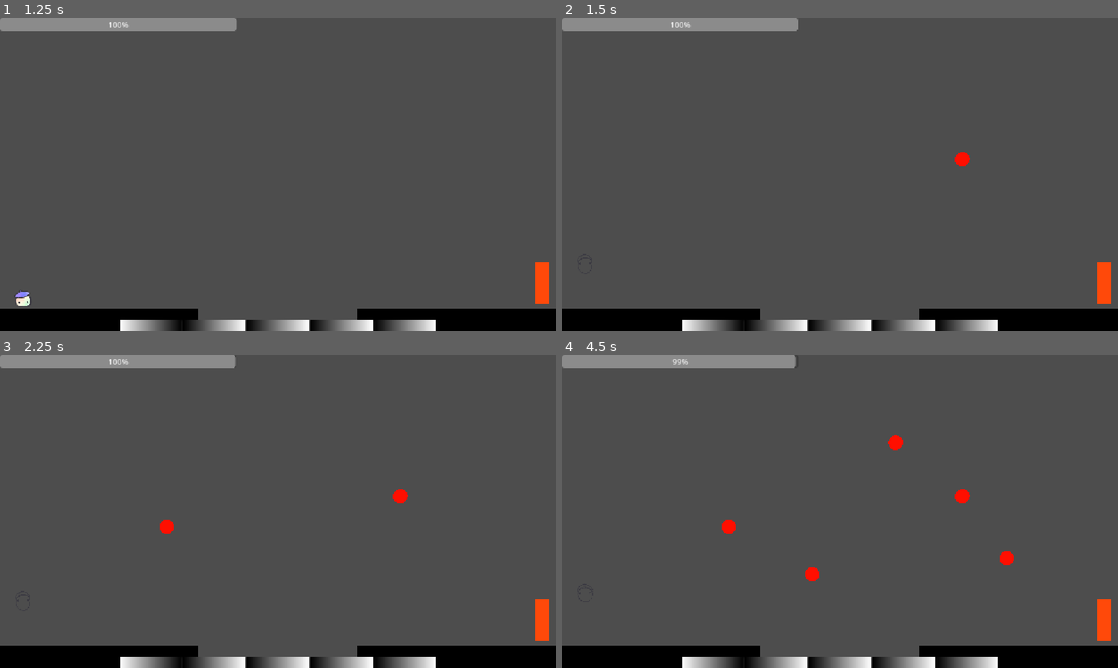
Above: before the commit, frames 1-4 (two rows, left to right).
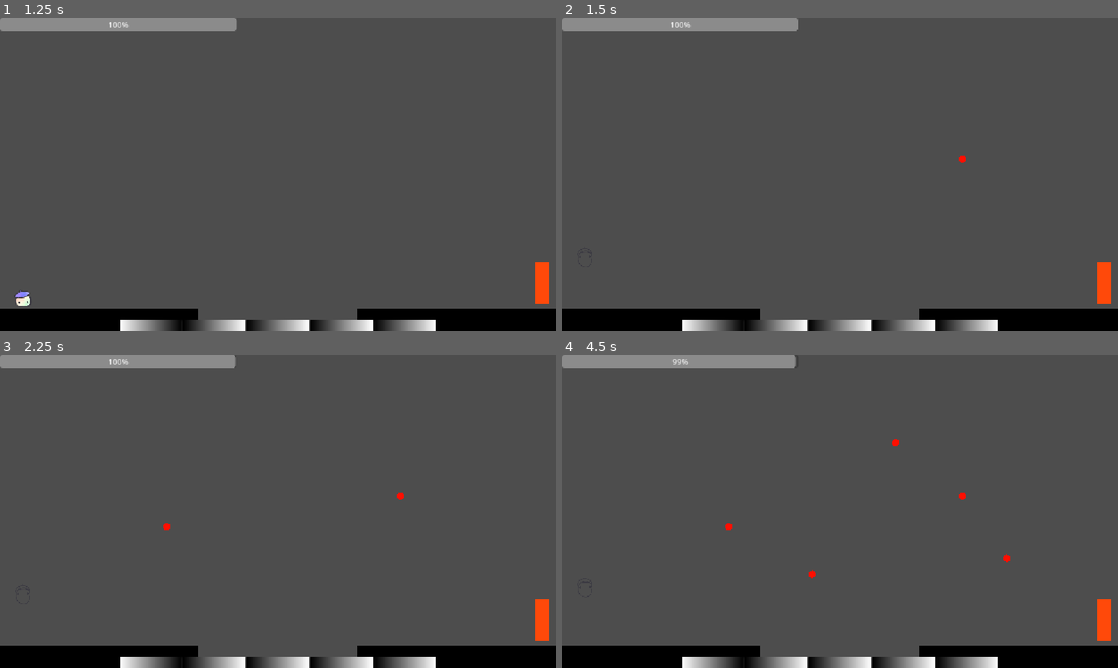
Above: after the commit, the same moments.

Repository: Cayuga007/summer-summit-2026
Game: Godot game, scene res://UI/Main_menu.tscn
The game is run twice, just before and just after one commit, with the same random seed, the same clock (stepped at 60 frames per second) and the same inputs. The engine's default icon, where the game draws it, is replaced by a stand-in: a white triangle on a blue panel in a dark square.
Inputs (mouse positions are in pixels of both pictures, inside the frame that each line leads up to):
- Up to frame 1 (1.25 s): click "Play" at 0.5 s
- Up to frame 2 (1.5 s): move the mouse to (962, 158) at 1.27 s; hold E (swap_right) from 1.28 s (still down); tap Space (jump) at 1.35 s; click (962, 158) at 1.42 s
- Up to frame 3 (2.25 s): keep holding E (swap_right); tap Space (jump) at 1.52, 1.82, 2.1 s; tap Enter at 2 s; move the mouse to (166, 527) at 2.02 s; click (166, 527) at 2.17 s
- Up to frame 4 (4.5 s): tap Space (jump) at 2.27, 2.57, 2.75, 2.85, 3.6, 3.77, 4.07, 4.25, 4.35 s; move the mouse to (895, 442) at 2.77 s; release E (swap_right) at 2.78 s; hold Q (swap_left) 2.78-3.53 s; click (895, 442) at 2.92 s; tap Enter at 3.5 s; move the mouse to (812, 574) at 3.52 s; hold E (swap_right) from 3.53 s (still down); click (812, 574) at 3.67 s; move the mouse to (1006, 558) at 4.27 s; click (1006, 558) at 4.42 s

Frame 1 is identical in both runs. In frame 2, less than 0.1% of the frame differs, in the area x 70-74%, y 42-48%; in frame 3, 0.1%; in frame 4, 0.4%, in the area x 28-82%, y 25-73%.

Commit message:
JUMP BUFFERING

Diff:
--- a/Levels/Level_11.tscn
+++ b/Levels/Level_11.tscn
@@ -10,8 +10,9 @@
 
 [sub_resource type="WorldBoundaryShape2D" id="WorldBoundaryShape2D_8a5oj"]
 
-[node name="Level_11" type="Node2D" unique_id=57220166]
+[node name="Level_11" type="Node2D" unique_id=57220166 node_paths=PackedStringArray("_buckets")]
 script = ExtResource("1_nkd4e")
+_buckets = NodePath("Buckets")
 starting_paint_amount = 40.0
 
 [node name="LevelCompleted" parent="." unique_id=1998881133 instance=ExtResource("2_6nnr2")]
--- a/Levels/Level_12.tscn
+++ b/Levels/Level_12.tscn
@@ -10,8 +10,9 @@
 
 [sub_resource type="WorldBoundaryShape2D" id="WorldBoundaryShape2D_8a5oj"]
 
-[node name="Level_12" type="Node2D" unique_id=57220166]
+[node name="Level_12" type="Node2D" unique_id=57220166 node_paths=PackedStringArray("_buckets")]
 script = ExtResource("1_wlbil")
+_buckets = NodePath("Buckets")
 starting_paint_amount = 50.0
 
 [node name="LevelCompleted" parent="." unique_id=1998881133 instance=ExtResource("2_hp75f")]
--- a/Levels/Level_13.tscn
+++ b/Levels/Level_13.tscn
@@ -11,8 +11,9 @@
 
 [sub_resource type="WorldBoundaryShape2D" id="WorldBoundaryShape2D_8a5oj"]
 
-[node name="Level_13" type="Node2D" unique_id=57220166]
+[node name="Level_13" type="Node2D" unique_id=57220166 node_paths=PackedStringArray("_buckets")]
 script = ExtResource("1_73ky0")
+_buckets = NodePath("Buckets")
 starting_paint_amount = 20.0
 
 [node name="LevelCompleted" parent="." unique_id=1998881133 instance=ExtResource("2_cggpm")]
--- a/Levels/Level_15.tscn
+++ b/Levels/Level_15.tscn
@@ -11,8 +11,9 @@
 
 [sub_resource type="WorldBoundaryShape2D" id="WorldBoundaryShape2D_8a5oj"]
 
-[node name="Level_14" type="Node2D" unique_id=57220166]
+[node name="Level_14" type="Node2D" unique_id=57220166 node_paths=PackedStringArray("_buckets")]
 script = ExtResource("1_jd3rk")
+_buckets = NodePath("Buckets")
 starting_paint_amount = 5.0
 
 [node name="LevelCompleted" parent="." unique_id=1998881133 instance=ExtResource("2_l78s2")]
--- a/Levels/Level_6.tscn
+++ b/Levels/Level_6.tscn
@@ -10,9 +10,10 @@
 
 [sub_resource type="WorldBoundaryShape2D" id="WorldBoundaryShape2D_8a5oj"]
 
-[node name="Level_6" type="Node2D" unique_id=57220166]
+[node name="Level_6" type="Node2D" unique_id=57220166 node_paths=PackedStringArray("_buckets")]
 script = ExtResource("1_e8h74")
-starting_paint_amount = 70.0
+_buckets = NodePath("Buckets")
+starting_paint_amount = 40.0
 
 [node name="LevelCompleted" parent="." unique_id=1998881133 instance=ExtResource("2_ex0ux")]
 visible = false
@@ -28,8 +29,16 @@
 scale = Vector2(2.4399977, 1)
 
 [node name="Platform2" parent="." unique_id=1487216132 instance=ExtResource("4_wo10n")]
-position = Vector2(-185, 167)
+position = Vector2(-185, -1.0000153)
 scale = Vector2(19.574303, 0.9200003)
+
+[node name="Platform4" parent="." unique_id=1689334548 instance=ExtResource("4_wo10n")]
+position = Vector2(754, 443)
+scale = Vector2(4.254305, 0.9200003)
+
+[node name="Platform5" parent="." unique_id=1342524761 instance=ExtResource("4_wo10n")]
+position = Vector2(987.00006, 293)
+scale = Vector2(4.254305, 0.9200003)
 
 [node name="Floor" type="StaticBody2D" parent="." unique_id=905060382]
 position = Vector2(0, 666)
@@ -45,21 +54,18 @@
 shape = SubResource("WorldBoundaryShape2D_8a5oj")
 
 [node name="VictoryDoor" parent="." unique_id=619035289 instance=ExtResource("5_ov3s6")]
-position = Vector2(-1059, -73)
+position = Vector2(-1059, -241)
 
 [node name="HazardBlock" parent="." unique_id=2111362905 instance=ExtResource("6_ex0ux")]
-position = Vector2(-128, 220)
+position = Vector2(-128, 52)
 scale = Vector2(61.399998, 1)
 
 [node name="HazardBlock2" parent="." unique_id=128917152 instance=ExtResource("6_ex0ux")]
-position = Vector2(-128, 114)
+position = Vector2(-128, -54)
 scale = Vector2(61.399998, 1)
-
-[node name="HazardBlock3" parent="." unique_id=1462720855 instance=ExtResource("6_ex0ux")]
-position = Vector2(1146.0001, 363)
-scale = Vector2(1.3599967, 17.36)
 
 [node name="Buckets" type="Node2D" parent="." unique_id=1337327784]
 
 [node name="Bucket" parent="Buckets" unique_id=2015066064 instance=ExtResource("7_hg3os")]
-position = Vector2(1022, 436)
+position = Vector2(385, 449)
+fill_amount = 100
--- a/Levels/Level_8.tscn
+++ b/Levels/Level_8.tscn
@@ -5,11 +5,13 @@
 [ext_resource type="PackedScene" uid="uid://32q6t44ytub2" path="res://Player.tscn" id="3_x6je6"]
 [ext_resource type="PackedScene" uid="uid://cm2yksx2t35f0" path="res://platforms/level_platform.tscn" id="4_2cvve"]
 [ext_resource type="PackedScene" uid="uid://cm1hyrx840p0x" path="res://victory_door.tscn" id="5_q50ry"]
+[ext_resource type="PackedScene" uid="uid://cvgs3iuavddpo" path="res://bucket.tscn" id="6_1n1xc"]
 
 [sub_resource type="WorldBoundaryShape2D" id="WorldBoundaryShape2D_8a5oj"]
 
-[node name="Level_8" type="Node2D" unique_id=57220166]
+[node name="Level_8" type="Node2D" unique_id=57220166 node_paths=PackedStringArray("_buckets")]
 script = ExtResource("1_eg1yc")
+_buckets = NodePath("Buckets")
 starting_paint_amount = 60.0
 
 [node name="LevelCompleted" parent="." unique_id=1998881133 instance=ExtResource("2_1n1xc")]
@@ -44,3 +46,8 @@
 
 [node name="VictoryDoor" parent="." unique_id=619035289 instance=ExtResource("5_q50ry")]
 position = Vector2(617, -557)
+
+[node name="Buckets" type="Node2D" parent="." unique_id=1082894178]
+
+[node name="Bucket" parent="Buckets" unique_id=2015066064 instance=ExtResource("6_1n1xc")]
+position = Vector2(590, -152)
--- a/Levels/Level_9.tscn
+++ b/Levels/Level_9.tscn
@@ -10,8 +10,9 @@
 
 [sub_resource type="WorldBoundaryShape2D" id="WorldBoundaryShape2D_8a5oj"]
 
-[node name="Level_9" type="Node2D" unique_id=57220166]
+[node name="Level_9" type="Node2D" unique_id=57220166 node_paths=PackedStringArray("_buckets")]
 script = ExtResource("1_h1ytg")
+_buckets = NodePath("Buckets")
 starting_paint_amount = 40.0
 
 [node name="LevelCompleted" parent="." unique_id=1998881133 instance=ExtResource("2_lgifw")]
--- a/Scripts/PlayerVariables.gd
+++ b/Scripts/PlayerVariables.gd
@@ -54,10 +54,11 @@
 # Level parameters
 var max_meter_amount: float = 100
 var meter_spill_amount: float = 0.25
+var paint_radius := 15
 
 # Core movement — change these anytime; the player reads them live.
 var speed := 500.0
-var jump_velocity := -800.0
+var jump_velocity := -1000.0
 var gravity_multiplier := 3.0
 
 # Normal ground: snappy start and stop.
@@ -72,7 +73,7 @@
 
 # Air: keep ice momentum, still allow some steering.
 var air_acceleration := 300
-var air_friction := 100.0
+var air_friction := 0.0
 
 # JUMP PLATFORM
 # More negative = higher bounce. Same value every launch, so height stays constant.
--- a/Scripts/paint.gd
+++ /dev/null
@@ -1,11 +0,0 @@
-class_name Paint extends Node
-
-
-# Called when the node enters the scene tree for the first time.
-func _ready() -> void:
-	pass # Replace with function body.
-
-
-# Called every frame. 'delta' is the elapsed time since the previous frame.
-func _process(delta: float) -> void:
-	pass
--- a/Scripts/paintbrush.gd
+++ b/Scripts/paintbrush.gd
@@ -3,13 +3,13 @@
 
 @export var paint_prefab: PackedScene
 @export var paint_ui: CanvasLayer
-@export var paint_radius := 30
 @export var paint_spacing := 5.0
 
 var _is_holding := false
 var _previous_paint_position := Vector2.ZERO
 var _meter_amount := PlayerVariables.max_meter_amount
 var _current_color = 0
+var can_swap := true
 
 
 func _ready() -> void:
@@ -27,16 +27,22 @@
 
 func _unhandled_input(event: InputEvent) -> void:
 	var num_colors = PlayerVariables.unlocked_colors.size()
-	if Input.is_action_just_pressed("swap_left"):
+	if Input.is_action_just_pressed("swap_left") and can_swap:
+		can_swap = false
 		paint_ui.get_child(1).get_child(0).get_child(_current_color).flip_h = false
 		_current_color = (_current_color - 1) % num_colors
 		paint_ui.get_child(1).get_child(0).get_child(_current_color).flip_h = true
 		paint_prefab = PlayerVariables.unlocked_colors[_current_color]
-	if Input.is_action_just_pressed("swap_right"):
+		await get_tree().create_timer(0.1).timeout
+		can_swap = true
+	if Input.is_action_just_pressed("swap_right") and can_swap:
+		can_swap = false
 		paint_ui.get_child(1).get_child(0).get_child(_current_color).flip_h = false
 		_current_color = (_current_color + 1) % num_colors
 		paint_ui.get_child(1).get_child(0).get_child(_current_color).flip_h = true
 		paint_prefab = PlayerVariables.unlocked_colors[_current_color]
+		await get_tree().create_timer(0.1).timeout
+		can_swap = true
 
 
 func _input(event: InputEvent) -> void:
@@ -44,7 +50,7 @@
 		_is_holding = false
 		return
 
-	if event is InputEventMouseButton and event.button_index == MOUSE_BUTTON_LEFT:
+	if event is InputEventMouseButton:
 		if event.is_pressed():
 			_is_holding = true
 			_previous_paint_position = get_global_mouse_position()
@@ -72,18 +78,18 @@
 	add_child(new_paint)
 	new_paint.global_position = spawn_position
 
-	_resize_circle_shape(new_paint.get_node_or_null("CollisionShape2D"), paint_radius)
+	_resize_circle_shape(new_paint.get_node_or_null("CollisionShape2D"), PlayerVariables.paint_radius)
 
 	var mesh_instance: MeshInstance2D = new_paint.get_node_or_null("MeshInstance2D")
 	if mesh_instance and mesh_instance.mesh:
 		mesh_instance.mesh = mesh_instance.mesh.duplicate()
-		mesh_instance.mesh.radius = paint_radius
-		mesh_instance.mesh.height = paint_radius * 2
+		mesh_instance.mesh.radius = PlayerVariables.paint_radius
+		mesh_instance.mesh.height = PlayerVariables.paint_radius * 2
 
 	# Mechanic triggers stay ~11px unless resized; keep them a bit larger than the solid body.
 	var area := new_paint.get_node_or_null("Area2D")
 	if area:
-		_resize_circle_shape(area.get_node_or_null("CollisionShape2D"), paint_radius + 4)
+		_resize_circle_shape(area.get_node_or_null("CollisionShape2D"), PlayerVariables.paint_radius + 4)
 
 	_meter_amount -= PlayerVariables.meter_spill_amount
 	var progress_bar: ProgressBar = paint_ui.get_child(0)
--- a/player.gd
+++ b/player.gd
@@ -18,12 +18,20 @@
 
 # Landing recovery lock state.
 var is_landing := false
+var started_falling := false
 # Horizontal speed to keep after leaving ice / jumping.
 var _air_carry_speed := 0.0
 
+
 # Base Y-offset applied during jumping animation.
 const JUMP_Y_OFFSET: float = -109.0
-
+const JUMP_COOLDOWN = 0.5
+const JUMP_BUFFER_WINDOW = 0.10
+const FALL_JUMP_BUFFER_WINDOW = 0.25
+
+var jump_buffer_t := 0.0
+var fall_jump_buffer_t := FALL_JUMP_BUFFER_WINDOW
+var jump_t := 0.0
 
 func _ready() -> void:
 	# Listen for animation finish to automatically exit the landing state.
@@ -68,27 +76,41 @@
 		move_and_slide()
 		return
 
+	if jump_buffer_t > 0.0:
+		jump_buffer_t -= delta
+	jump_t -= delta
+
 	if Input.is_action_just_pressed("teleport debug"):
 		global_position = get_global_mouse_position()
 		velocity = Vector2.ZERO
 
 	if not is_on_floor():
+		if not started_falling:
+			started_falling = true
+			fall_jump_buffer_t = FALL_JUMP_BUFFER_WINDOW
 		var gravity := get_gravity() * PlayerVariables.gravity_multiplier
 		if gravity_flipped:
 			gravity = -gravity
 		velocity += gravity * delta
+		fall_jump_buffer_t -= delta
+	else:
+		started_falling = false
 
 	var just_jumped := false
-	if on_bounce and (is_on_floor() or _is_falling()):
+	if on_bounce:
 		velocity.y = _oriented(PlayerVariables.bounce_velocity)
 		_air_carry_speed = maxf(_air_carry_speed, abs(velocity.x))
 		just_jumped = true
 		is_landing = false
-	elif Input.is_action_just_pressed("jump") and is_on_floor():
-		velocity.y = _oriented(PlayerVariables.jump_velocity)
-		_air_carry_speed = maxf(_air_carry_speed, abs(velocity.x))
+	if Input.is_action_just_pressed("jump"):
+		jump_buffer_t = JUMP_BUFFER_WINDOW
+		if fall_jump_buffer_t > 0.0 and jump_t <= 0.0:
+			jump()
+			just_jumped = true
+
+	if is_on_floor() and jump_buffer_t > 0.0 and jump_t <= 0.0:
+		jump()
 		just_jumped = true
-		is_landing = false
 
 	var direction := Input.get_axis("left", "right")
 	var target_speed := PlayerVariables.speed
@@ -120,6 +142,14 @@
 	update_animation()
 
 
+func jump() -> void:
+	jump_t = JUMP_COOLDOWN
+	velocity.y = _oriented(PlayerVariables.jump_velocity)
+	_air_carry_speed = maxf(_air_carry_speed, abs(velocity.x))
+	jump_buffer_t = 0.0
+	is_landing = false
+
+
 func update_animation() -> void:
 	var sprite: AnimatedSprite2D = $AnimatedSprite2D
 
--- a/project.godot
+++ b/project.godot
@@ -38,25 +38,25 @@
 left={
 "deadzone": 0.2,
 "events": [Object(InputEventKey,"resource_local_to_scene":false,"resource_name":"","device":-1,"window_id":0,"alt_press …(191 unchanged characters)…
-, Object(InputEventJoypadMotion,"resource_local_to_scene":false,"resource_name":"","device":-1,"axis":0,"axis_value":-1.0,"script":null)
+, Object(InputEventKey,"resource_local_to_scene":false,"resource_name":"","device":-1,"window_id":0,"alt_pressed":false,"shift_pressed":false,"ctrl_pressed":false,"meta_pressed":false,"pressed":false,"keycode":0,"physical_keycode":4194319,"key_label":0,"unicode":0,"location":0,"echo":false,"script":null)
 ]
 }
 right={
 "deadzone": 0.2,
 "events": [Object(InputEventKey,"resource_local_to_scene":false,"resource_name":"","device":-1,"window_id":0,"alt_press …(192 unchanged characters)…
-, Object(InputEventJoypadMotion,"resource_local_to_scene":false,"resource_name":"","device":-1,"axis":0,"axis_value":1.0,"script":null)
+, Object(InputEventKey,"resource_local_to_scene":false,"resource_name":"","device":-1,"window_id":0,"alt_pressed":false,"shift_pressed":false,"ctrl_pressed":false,"meta_pressed":false,"pressed":false,"keycode":0,"physical_keycode":4194321,"key_label":0,"unicode":0,"location":0,"echo":false,"script":null)
 ]
 }
 jump={
 "deadzone": 0.2,
 "events": [Object(InputEventKey,"resource_local_to_scene":false,"resource_name":"","device":-1,"window_id":0,"alt_press …(191 unchanged characters)…
-, Object(InputEventJoypadButton,"resource_local_to_scene":false,"resource_name":"","device":-1,"button_index":0,"pressure":0.0,"pressed":false,"script":null)
+, Object(InputEventKey,"resource_local_to_scene":false,"resource_name":"","device":-1,"window_id":0,"alt_pressed":false,"shift_pressed":false,"ctrl_pressed":false,"meta_pressed":false,"pressed":false,"keycode":0,"physical_keycode":87,"key_label":0,"unicode":119,"location":0,"echo":false,"script":null)
+, Object(InputEventKey,"resource_local_to_scene":false,"resource_name":"","device":-1,"window_id":0,"alt_pressed":false,"shift_pressed":false,"ctrl_pressed":false,"meta_pressed":false,"pressed":false,"keycode":0,"physical_keycode":4194320,"key_label":0,"unicode":0,"location":0,"echo":false,"script":null)
 ]
 }
 pause={
 "deadzone": 0.2,
 "events": [Object(InputEventKey,"resource_local_to_scene":false,"resource_name":"","device":-1,"window_id":0,"alt_press …(195 unchanged characters)…
-, Object(InputEventJoypadButton,"resource_local_to_scene":false,"resource_name":"","device":-1,"button_index":6,"pressure":0.0,"pressed":false,"script":null)
 ]
 }
 swap_left={
Not shown, removed: Scripts/paint.gd.uid
